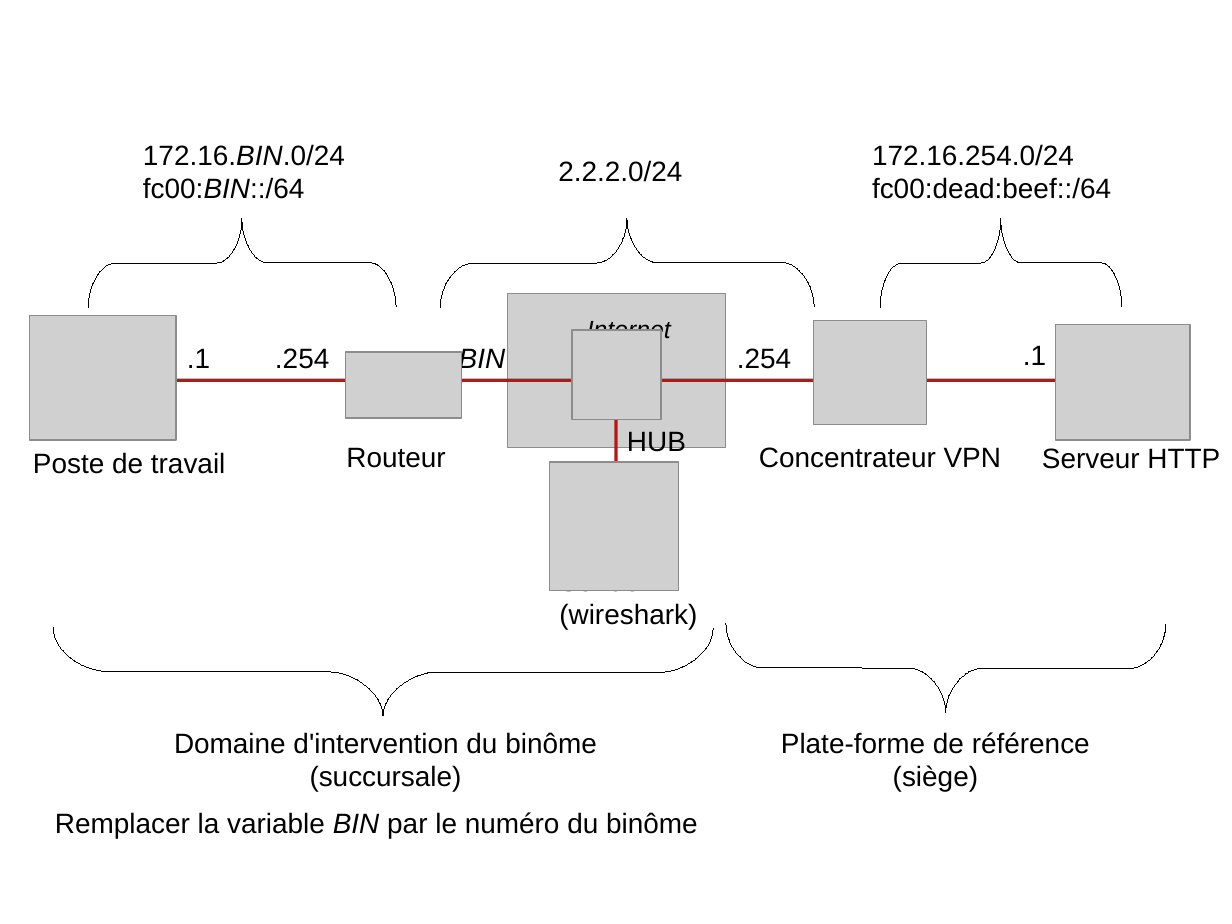
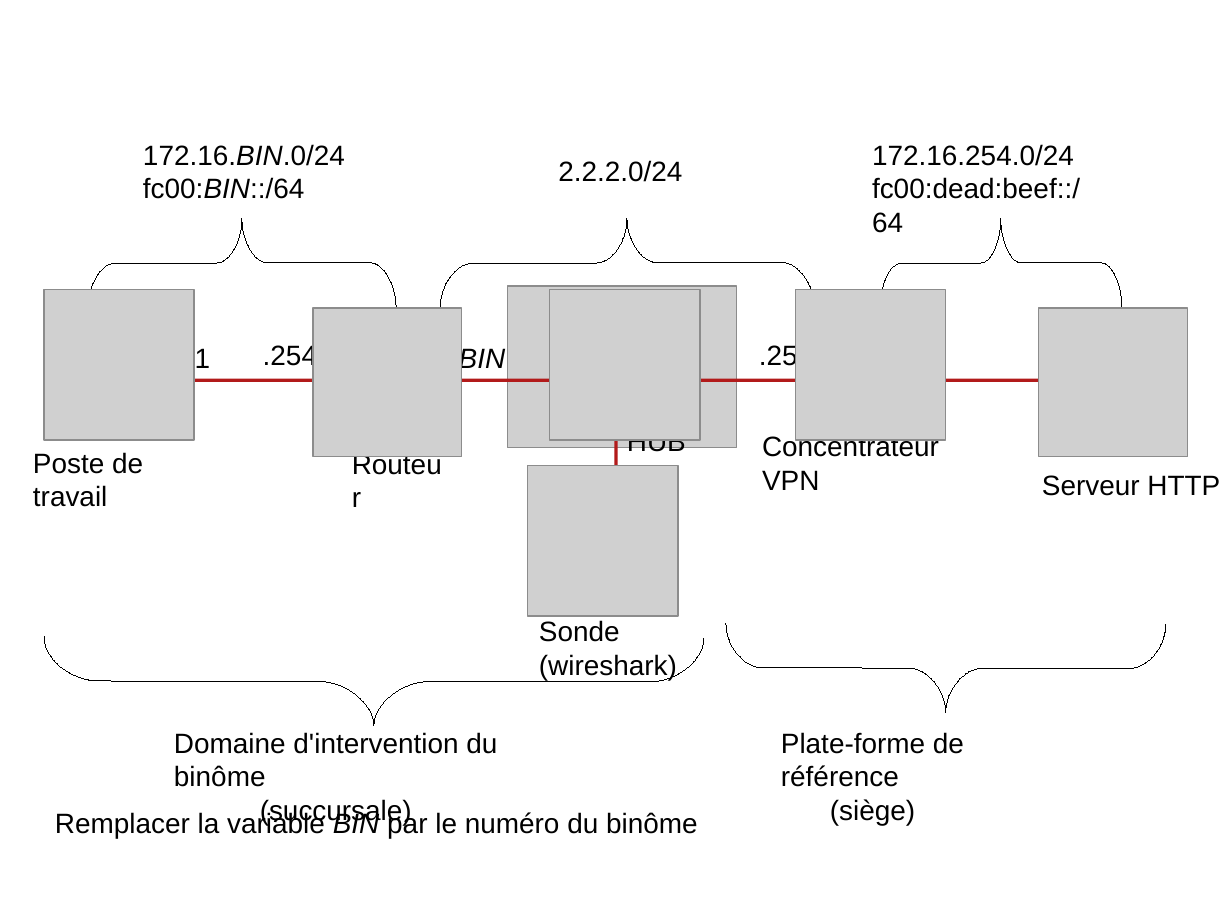
Before and after one commit to ocochard/TP-VPN, a slide deck: slide 2 of schemas.TP.odp (slide 3 before the commit). Drawn at 1232x924 pixels with LibreOffice and Linux fonts; fonts in the diff are those of the drawing; grey boxes stand for pictures. Boxes give left, top, right and bottom in pixels: in the first picture for what was removed or moved away, otherwise in the second. Text is boxed around its words. In the diff, an @@ line names an element or a change of style, - is before the commit and + after.

```diff
--- a/schemas.TP.odp
+++ b/schemas.TP.odp
@@ picture: place and size @@
-picture at (29, 316, 176, 440)
+picture at (44, 290, 193, 439)
@@ picture: place and size @@
-picture at (508, 294, 727, 448)
+picture at (508, 286, 738, 448)
@@ picture: place and size @@
-picture at (572, 330, 662, 419)
+picture at (550, 290, 700, 439)
@@ picture: place and size @@
-picture at (814, 321, 927, 425)
+picture at (796, 290, 946, 439)
@@ picture: place and size @@
-picture at (345, 352, 462, 418)
+picture at (313, 309, 462, 457)
@@ text removed at (587, 321, 671, 344) @@
-Internet
@@ picture: place and size @@
-picture at (1056, 324, 1191, 440)
+picture at (1040, 309, 1188, 457)
@@ text ".254" rewrapped from (275, 348, 329, 369) to (263, 343, 317, 370) @@
@@ text ".254" rewrapped from (737, 348, 791, 369) to (759, 343, 813, 370) @@
@@ text removed at (1023, 345, 1046, 365) @@
-.1
@@ 5 texts: place and size @@
-5 texts at (33, 144, 1111, 791)
+5 texts at (33, 144, 1080, 825)
@@ text "Routeur" rewrapped from (346, 447, 445, 468) to (341, 442, 462, 485) @@
@@ text "Concentrateur VPN" rewrapped from (759, 447, 1001, 468) to (762, 435, 939, 490) @@
@@ picture: place and size @@
-picture at (550, 462, 679, 590)
+picture at (528, 466, 677, 616)
@@ text "Serveur HTTP": place and size @@
-text "Serveur HTTP" at (1042, 448, 1220, 469)
+text "Serveur HTTP" at (1042, 475, 1220, 496)
@@ text "Sonde" rewrapped from (559, 590, 697, 629) to (539, 620, 677, 680) @@
@@ freeform shape: place and size @@
-freeform shape at (53, 627, 713, 717)
+freeform shape at (44, 636, 704, 726)
```
Also in this commit, not shown: 7 other slides changed, 1 slide removed, 30 other files.
